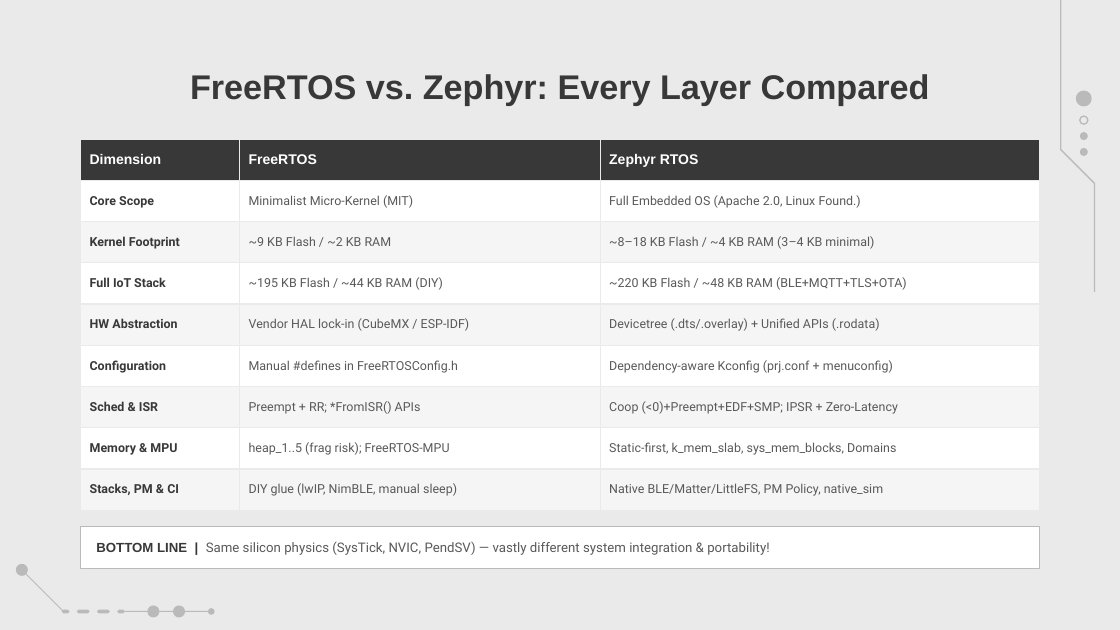
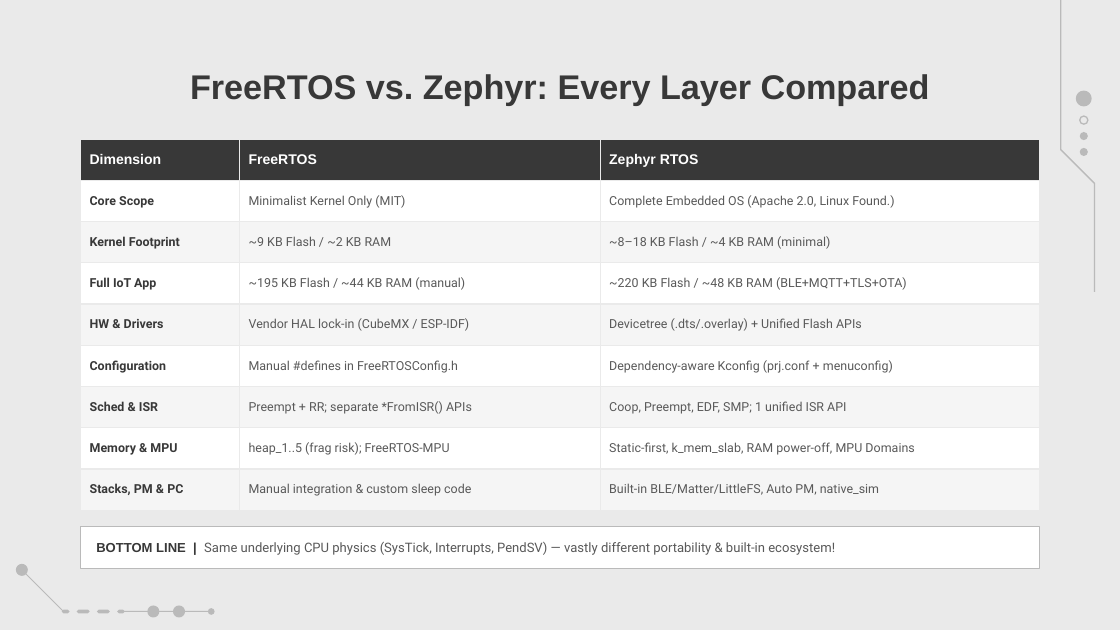
Before and after one commit to amrsaeedcse/zephyr-vs-freertos-presentation, a slide deck: slide 32 of Zephyr_RTOS_vs_FreeRTOS.pptx. Drawn at 1120x630 pixels with LibreOffice and Linux fonts; fonts in the diff are those of the drawing; background and template pictures are left out. Boxes give left, top, right and bottom in pixels: in the first picture for what was removed or moved away, otherwise in the second. Text is boxed around its words. In the diff, an @@ line names an element or a change of style, - is before the commit and + after.

Commit message:
Refine Part II Zephyr narrative, visuals & clarity (Slides 13-34)

```diff
--- a/Zephyr_RTOS_vs_FreeRTOS.pptx
+++ b/Zephyr_RTOS_vs_FreeRTOS.pptx
@@ table at [81, 139, 1039, 511] @@
-row 2, column 2: Minimalist Micro-Kernel (MIT)
+row 2, column 2: Minimalist Kernel Only (MIT)
-row 2, column 3: Full Embedded OS (Apache 2.0, Linux Found.)
+row 2, column 3: Complete Embedded OS (Apache 2.0, Linux Found.)
-row 3, column 3: ~8–18 KB Flash / ~4 KB RAM (3–4 KB minimal)
+row 3, column 3: ~8–18 KB Flash / ~4 KB RAM (minimal)
-row 4, column 1: Full IoT Stack
+row 4, column 1: Full IoT App
-row 4, column 2: ~195 KB Flash / ~44 KB RAM (DIY)
+row 4, column 2: ~195 KB Flash / ~44 KB RAM (manual)
-row 5, column 1: HW Abstraction
+row 5, column 1: HW & Drivers
-row 5, column 3: Devicetree (.dts/.overlay) + Unified APIs (.rodata)
+row 5, column 3: Devicetree (.dts/.overlay) + Unified Flash APIs
-row 7, column 2: Preempt + RR; *FromISR() APIs
+row 7, column 2: Preempt + RR; separate *FromISR() APIs
-row 7, column 3: Coop (<0)+Preempt+EDF+SMP; IPSR + Zero-Latency
+row 7, column 3: Coop, Preempt, EDF, SMP; 1 unified ISR API
-row 8, column 3: Static-first, k_mem_slab, sys_mem_blocks, Domains
+row 8, column 3: Static-first, k_mem_slab, RAM power-off, MPU Domains
-row 9: Stacks, PM & CI | DIY glue (lwIP, NimBLE, manual sleep) | Native BLE/Matter/LittleFS, PM Policy, native_sim
+row 9: Stacks, PM & PC | Manual integration & custom sleep code | Built-in BLE/Matter/LittleFS, Auto PM, native_sim
@@ text in rectangle at [96, 542, 835, 555]: text changed; size 8.5 to 8.4 pt @@
-BOTTOM LINE | Same silicon physics (SysTick, NVIC, PendSV) — vastly different system integration & portability!
+BOTTOM LINE | Same underlying CPU physics (SysTick, Interrupts, PendSV) — vastly different portability & built-in ecosystem!
```
Also in this commit, not shown: 19 other slides changed, 1 slide added, 1 slide removed, 2 other files.
